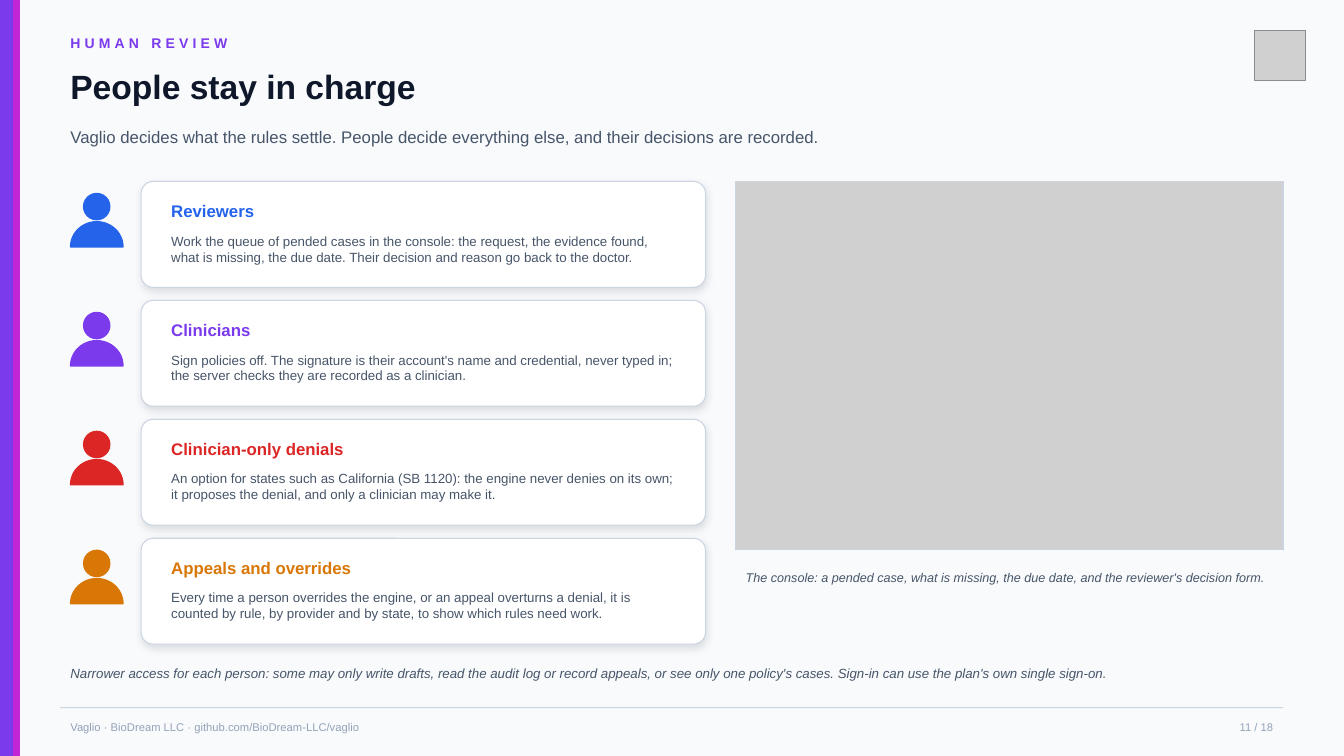
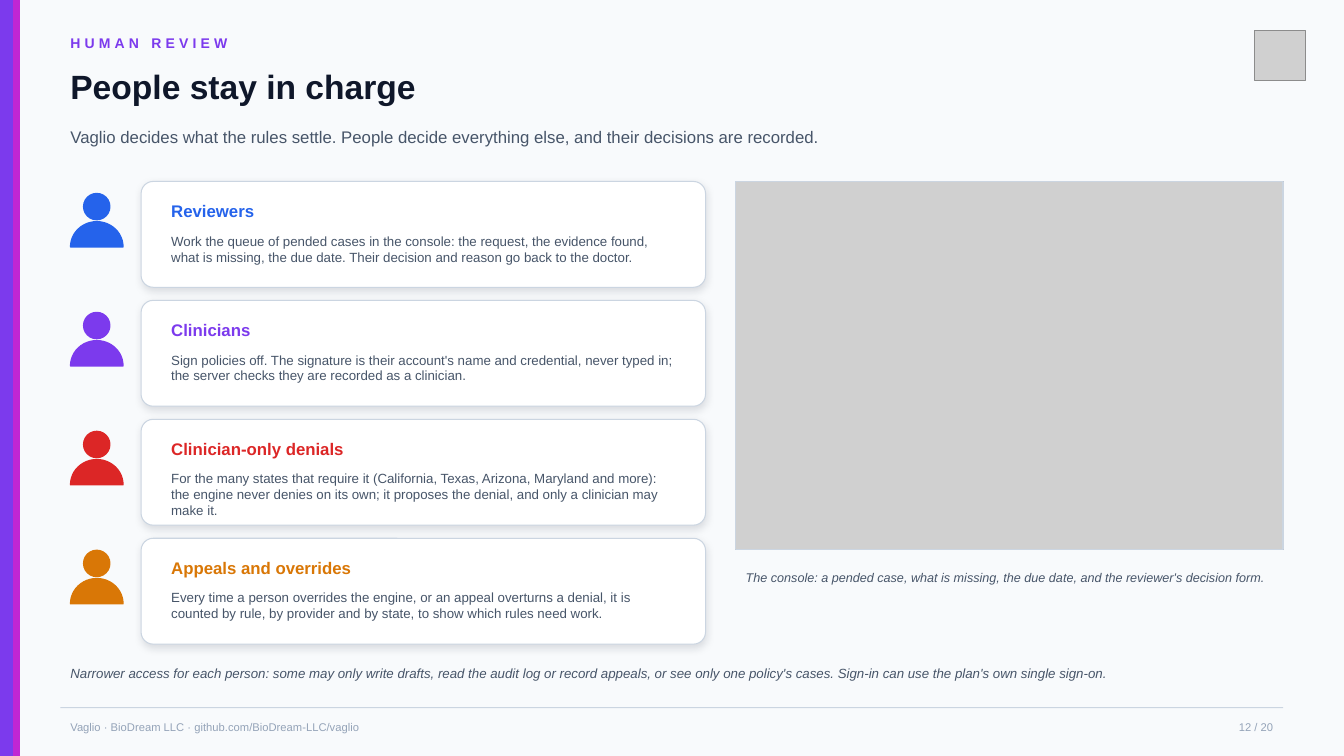
Before and after one commit to BioDream-LLC/vaglio, a slide deck: slide 12 of docs/Vaglio-overview.pptx (slide 11 before the commit). Drawn at 1344x756 pixels with LibreOffice and Linux fonts; fonts in the diff are those of the drawing; grey boxes stand for pictures. Boxes give left, top, right and bottom in pixels: in the first picture for what was removed or moved away, otherwise in the second. Text is boxed around its words. In the diff, an @@ line names an element or a change of style, - is before the commit and + after.

```diff
--- a/docs/Vaglio-overview.pptx
+++ b/docs/Vaglio-overview.pptx
@@ text at bbox=[171, 473, 658, 515]: text changed @@
-An option for states such as California (SB 1120): the engine never denies on its own; it proposes the denial, and only a clinician may make it.
+For the many states that require it (California, Texas, Arizona, Maryland and more): the engine never denies on its own; it proposes the denial, and only a clinician may make it.
@@ text at bbox=[1239, 723, 1273, 731]: text changed @@
-11 / 18
+12 / 20
```
Also in this commit, not shown: 16 other slides changed, 2 slides added, 2 other files.
